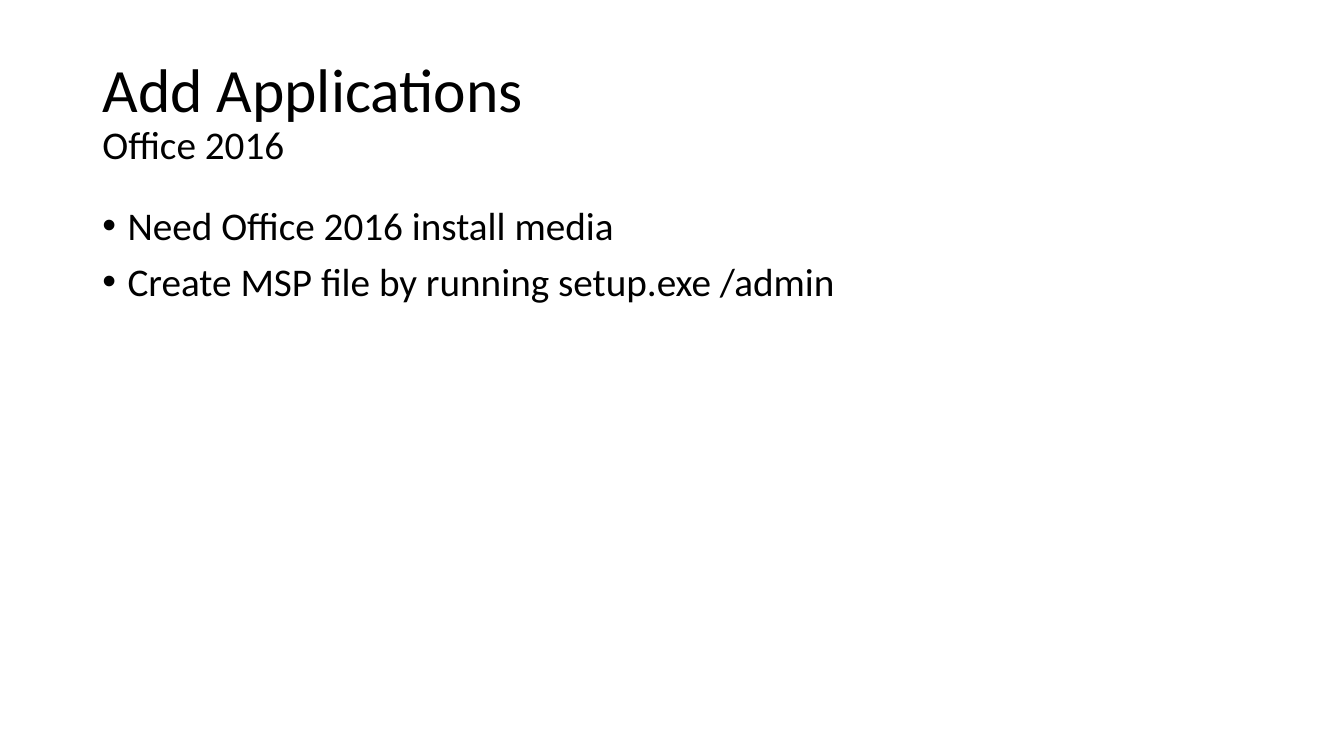
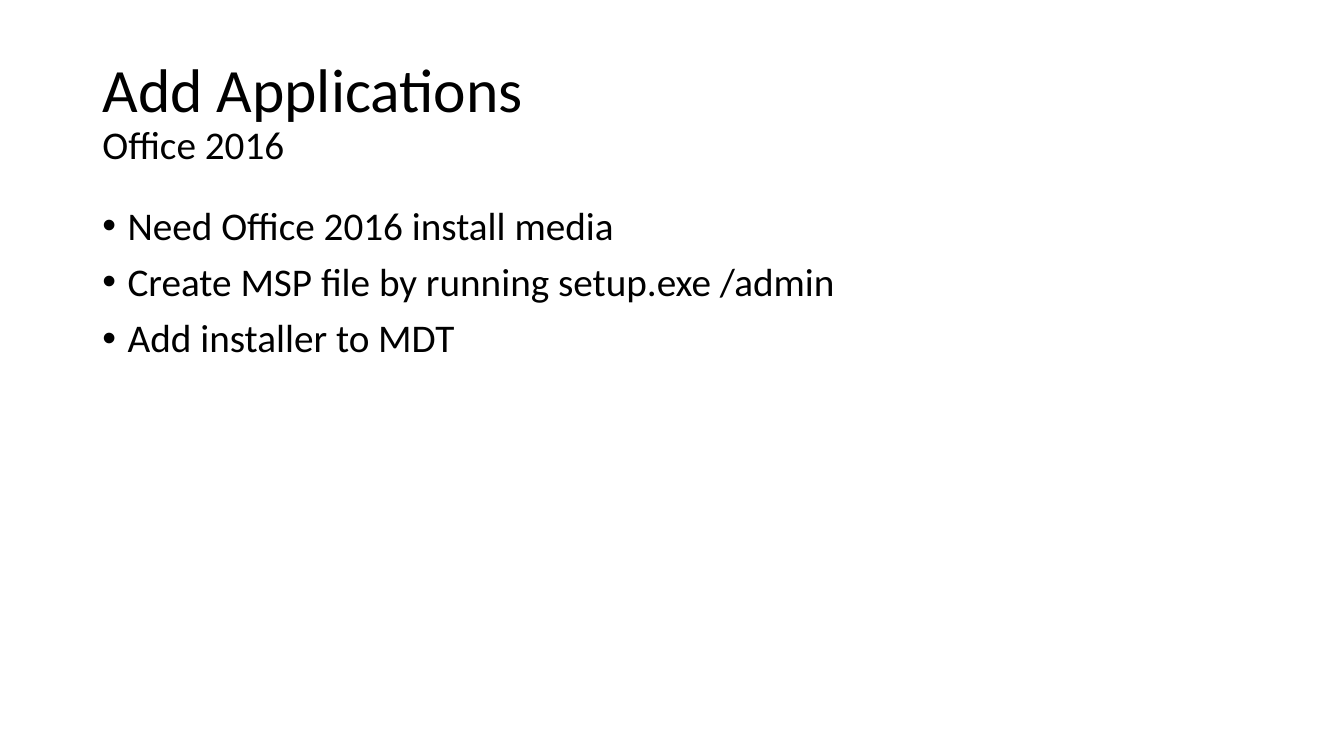
Before and after one commit to fydexx/HECC-2018, a slide deck: slide 4 of Part_01/Section02.pptx. Drawn at 1344x756 pixels with LibreOffice and Linux fonts; fonts in the diff are those of the drawing. Boxes give left, top, right and bottom in pixels: in the first picture for what was removed or moved away, otherwise in the second. Text is boxed around its words. In the diff, an @@ line names an element or a change of style, - is before the commit and + after.

```diff
--- a/Part_01/Section02.pptx
+++ b/Part_01/Section02.pptx
@@ text at <box>128,324,454,353</box>: paragraph added @@
+• Add installer to MDT
```
Also in this commit, not shown: 4 other slides changed, 1 slide added.
